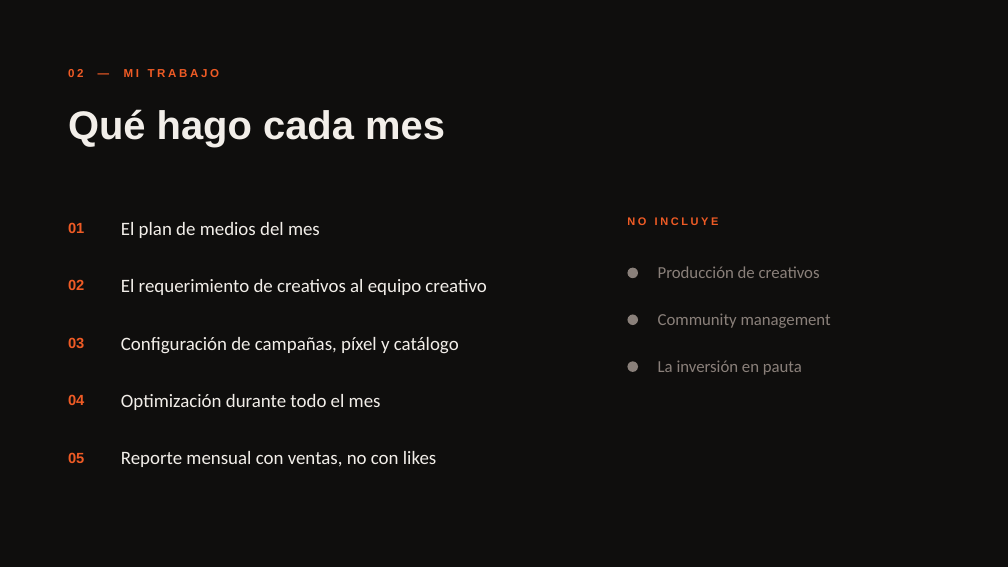
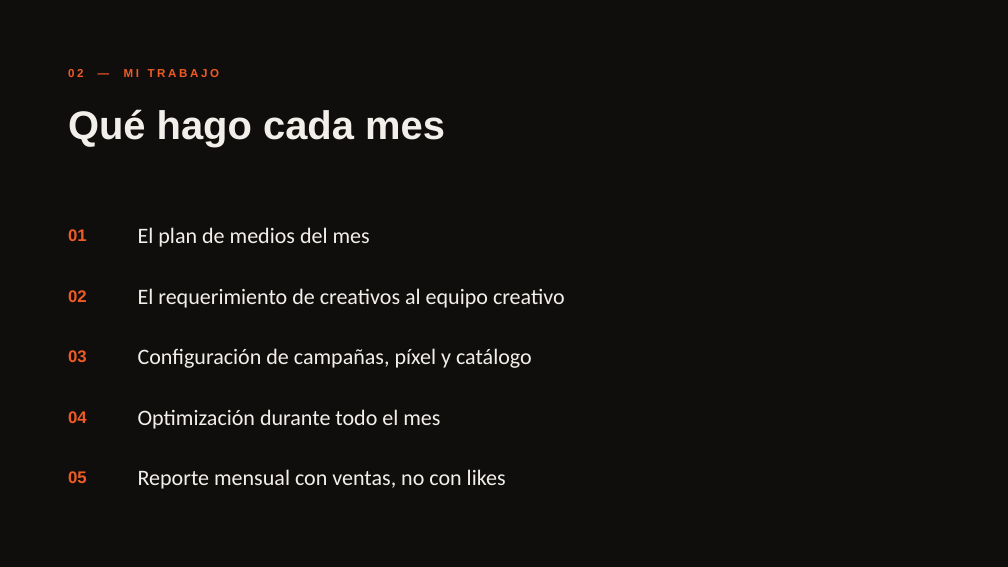
Before and after one commit to ScottishGrimReaper/Gmb-Aagent, a slide deck: slide 3 of propuestas/pobrevermut/PobreVermut - Propuesta Campanas 2026.pptx. Drawn at 1008x567 pixels with LibreOffice and Linux fonts; fonts in the diff are those of the drawing. Boxes give left, top, right and bottom in pixels: in the first picture for what was removed or moved away, otherwise in the second. Text is boxed around its words. In the diff, an @@ line names an element or a change of style, - is before the commit and + after.

```diff
--- a/propuestas/pobrevermut/PobreVermut - Propuesta Campanas 2026.pptx
+++ b/propuestas/pobrevermut/PobreVermut - Propuesta Campanas 2026.pptx
@@ text "El plan de medios del ...": place and size @@
-text "El plan de medios del ..." at (121, 222, 320, 238)
+text "El plan de medios del ..." at (138, 227, 370, 247)
@@ text removed at (627, 217, 719, 225) @@
-NO INCLUYE
@@ ellipse removed at (628, 268, 638, 278) @@
@@ text removed at (658, 266, 820, 278) @@
-Producción de creativos
@@ text "02": place and size @@
-text "02" at (68, 280, 84, 290)
+text "02" at (68, 290, 87, 302)
@@ text "El requerimiento de creativos al ...": place and size @@
-text "El requerimiento de creativos al ..." at (121, 279, 486, 295)
+text "El requerimiento de creativos al ..." at (138, 288, 565, 308)
@@ ellipse removed at (628, 315, 638, 325) @@
@@ text removed at (658, 313, 831, 328) @@
-Community management
@@ text "03": place and size @@
-text "03" at (68, 338, 84, 348)
+text "03" at (68, 350, 87, 362)
@@ text "Configuración de campañas, píxel y ...": place and size @@
-text "Configuración de campañas, píxel y ..." at (121, 337, 459, 354)
+text "Configuración de campañas, píxel y ..." at (138, 348, 532, 368)
@@ ellipse removed at (628, 361, 638, 372) @@
@@ text removed at (658, 360, 802, 375) @@
-La inversión en pauta
@@ text "04": place and size @@
-text "04" at (68, 394, 84, 405)
+text "04" at (68, 411, 87, 423)
@@ text "Optimización durante todo el mes": place and size @@
-text "Optimización durante todo el mes" at (121, 394, 381, 410)
+text "Optimización durante todo el mes" at (138, 409, 440, 429)
@@ size 14 to 16 pt in 5 elements at (68, 229, 87, 241), (68, 290, 87, 302), (68, 350, 87, 362), (68, 411, 87, 423), (68, 471, 87, 483) @@
@@ text "05": place and size @@
-text "05" at (68, 453, 84, 463)
+text "05" at (68, 471, 87, 483)
@@ size 18 to 21 pt in 5 elements at (138, 227, 370, 247), (138, 288, 565, 308), (138, 348, 532, 368), (138, 409, 440, 429), (138, 469, 506, 489) @@
@@ text "Reporte mensual con ventas, no ...": place and size @@
-text "Reporte mensual con ventas, no ..." at (121, 451, 436, 467)
+text "Reporte mensual con ventas, no ..." at (138, 469, 506, 489)
```
Also in this commit, not shown: 2 other slides changed, 1 slide added, 1 slide removed, 2 other files.
